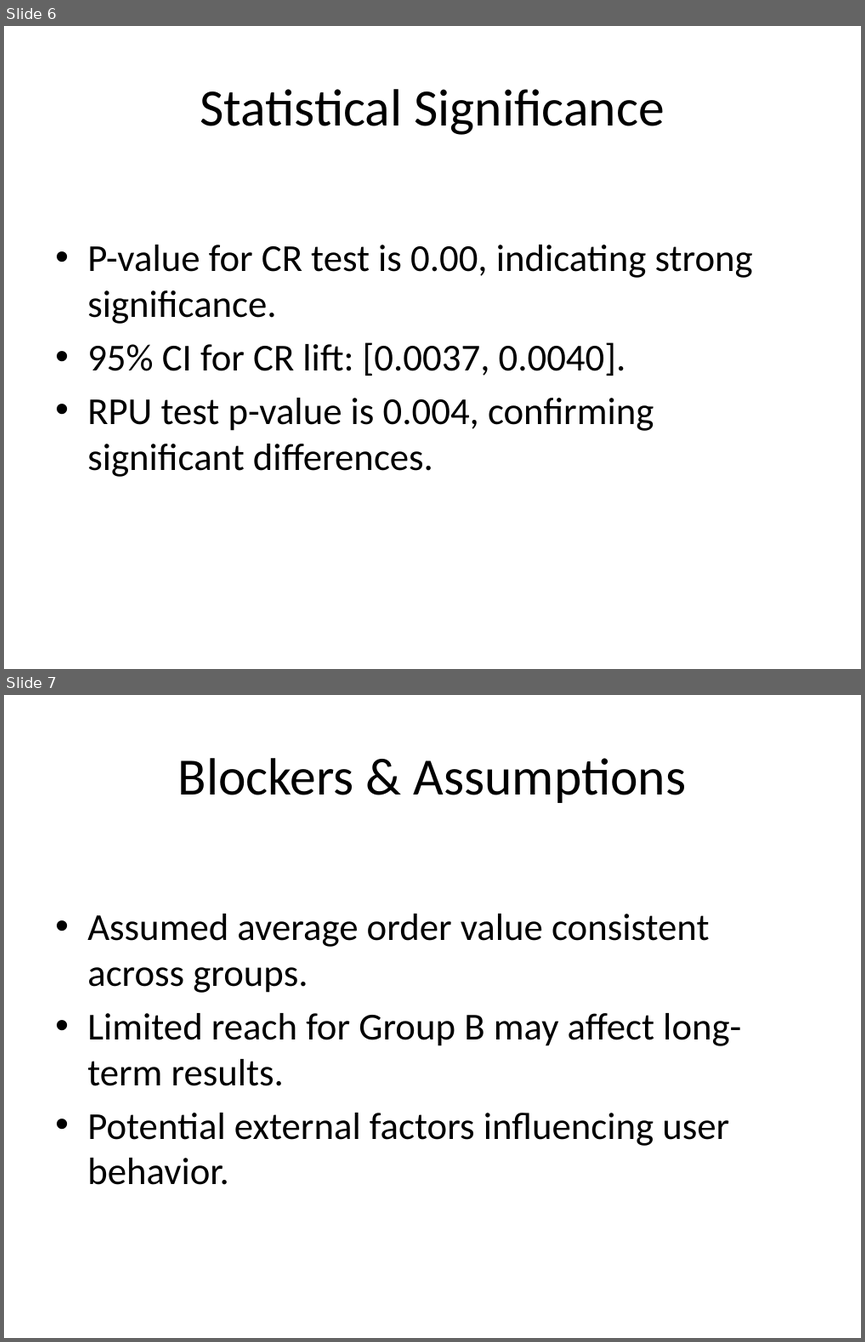
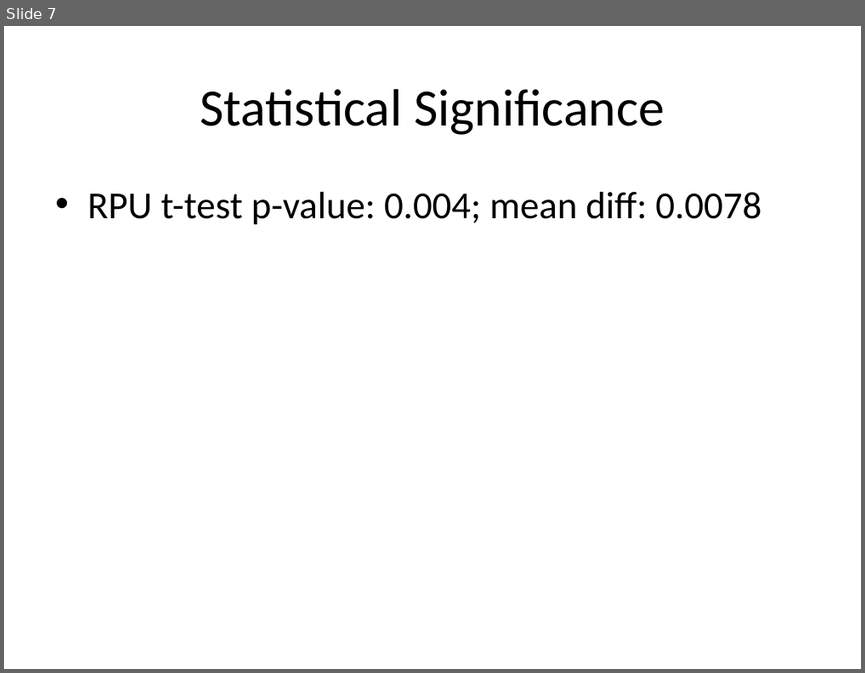
Before and after one commit to cathelenegeorge/CampAIgn-Analytics, a slide deck: reports/final_report.pptx. Shown one above the other, each under a label of ours: slides 6 and 7 before the commit, slide 7 after it. The pictures are 865x1342 and 865x673 pixels, drawn with LibreOffice and Linux fonts; fonts in the diff are those of the drawing. Boxes give left, top, right and bottom in pixels: in the first picture for what was removed or moved away, otherwise in the second. Text is boxed around its words. In the diff, an @@ line names an element or a change of style, - is before the commit and + after.

```diff
--- a/reports/final_report.pptx
+++ b/reports/final_report.pptx
@@ slide 7 removed at (4, 695, 861, 1338), background #FFFFFF @@
@@ title removed at (178, 758, 687, 803) @@
-Blockers & Assumptions
@@ text removed at (87, 913, 741, 1185) @@
-• Assumed average order value consistent across groups.
-• Limited reach for Group B may affect long-term results.
-• Potential external factors influencing user behavior.
@@ what was slide 6 is now slide 7 @@
@@ slide 7 changed as well @@
@@ text at (87, 192, 761, 225): text changed @@
-• P-value for CR test is 0.00, indicating strong significance.
-• 95% CI for CR lift: [0.0037, 0.0040].
-• RPU test p-value is 0.004, confirming significant differences.
+• RPU t-test p-value: 0.004; mean diff: 0.0078
```
Also in this commit, not shown: 7 other slides changed, 13 slides added, 3 other slides removed, 27 other files.
